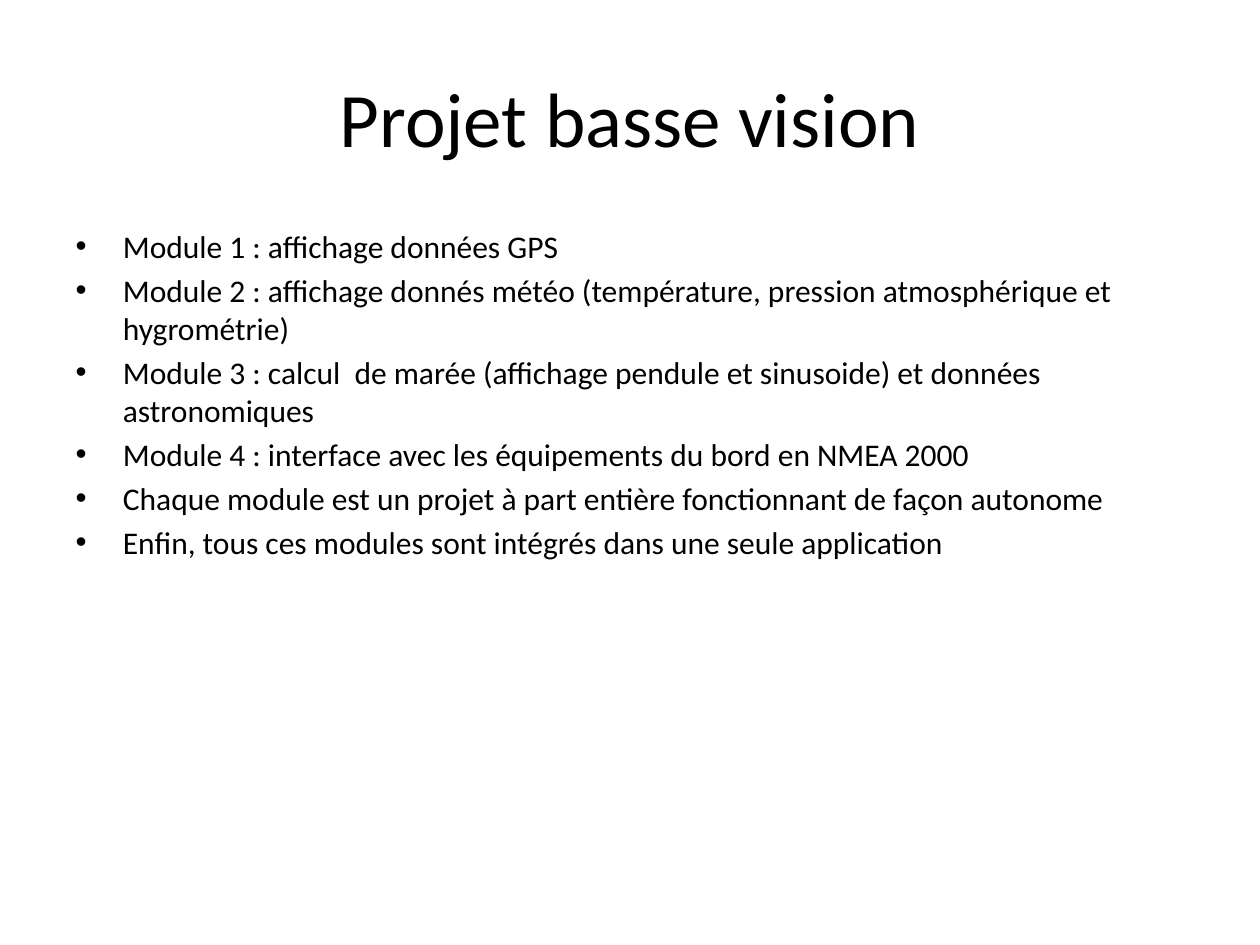
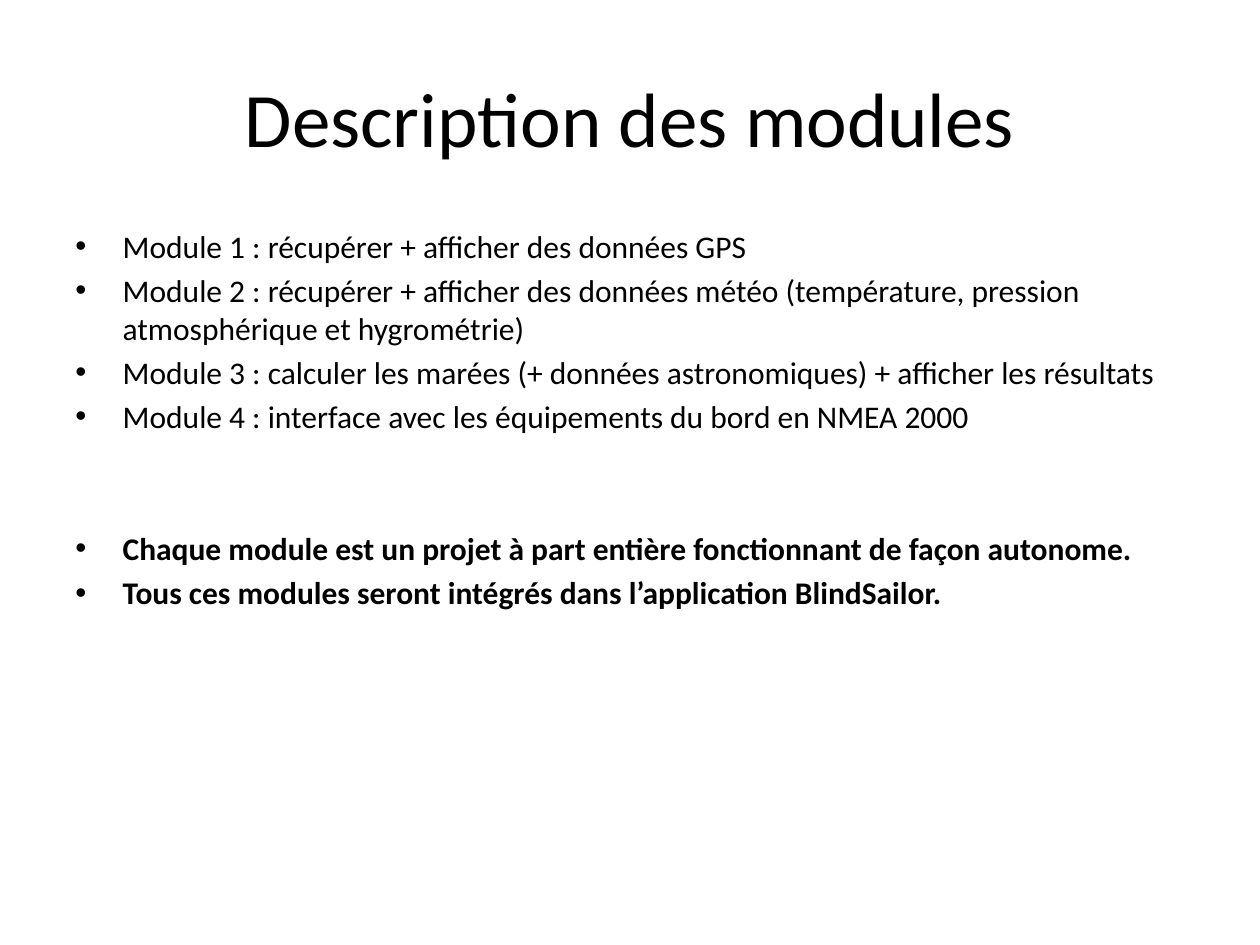
Before and after one commit to ADX-S17/BlindSailor, a slide deck: slide 2 of BlindSailor_Specification.pptx (slide 1 before the commit). Drawn at 1260x945 pixels with LibreOffice and Linux fonts; fonts in the diff are those of the drawing. Boxes give left, top, right and bottom in pixels: in the first picture for what was removed or moved away, otherwise in the second. Text is boxed around its words. In the diff, an @@ line names an element or a change of style, - is before the commit and + after.

```diff
--- a/BlindSailor_Specification.pptx
+++ b/BlindSailor_Specification.pptx
@@ text at (x1=245, y1=93, x2=1014, y2=160): text changed @@
-Projet basse vision
+Description des modules
@@ text at (x1=123, y1=236, x2=1154, y2=389): text changed @@
-• Module 1 : affichage données GPS
-• Module 2 : affichage donnés météo (température, pression atmosphérique et hygrométrie)
-• Module 3 : calcul de marée (affichage pendule et sinusoide) et données astronomiques
+• Module 1 : récupérer + afficher des données GPS
+• Module 2 : récupérer + afficher des données météo (température, pression atmosphérique et hygrométrie)
+• Module 3 : calculer les marées (+ données astronomiques) + afficher les résultats
@@ text at (x1=123, y1=406, x2=969, y2=433): indent changed @@
@@ text at (x1=123, y1=538, x2=1132, y2=610): text changed; bold on @@
-• Chaque module est un projet à part entière fonctionnant de façon autonome
-• Enfin, tous ces modules sont intégrés dans une seule application
+• Chaque module est un projet à part entière fonctionnant de façon autonome.
+• Tous ces modules seront intégrés dans l’application BlindSailor.
```
Also in this commit, not shown: 14 other slides changed, 1 slide added.
